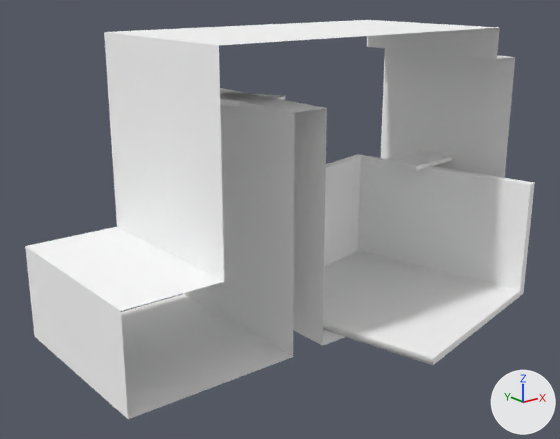
A saved change to the FBX model Assets/Models/Levels/Final Levels/Level4ClipMesh.fbx.
One viewpoint serves both versions: a camera (50 mm lens) standing at (-13.62, -18.2, 10.57) and looking at (0.55, -0.49, 3.48). Arrows for +X, +Y and +Z are at lower right; the lights stay in place.

The first picture shows 'Level6.002'.
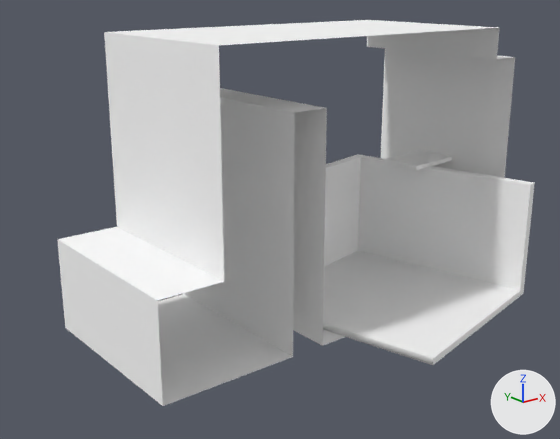
The change, as a diff of the scene's bpy script:
```diff
--- a/Assets/Models/Levels/Final Levels/Level4ClipMesh.fbx.py
+++ b/Assets/Models/Levels/Final Levels/Level4ClipMesh.fbx.py
@@ me_plane_006 @@
 me_plane_006.from_pydata(...)  # 76 vertices, 57 faces; spans x -5.9..9.2, y -5.4..3.5, z 0.0..9.0
 # used by ob_level6_002; location = (0.0, 0.0, 0.0)
 # verts and faces of me_plane_006; kept vertices keep their numbers, new ones are numbered from 76
 # before: 54 (-5.9, -2.5, 0.0) at pixel (128, 419), 55 (-5.9, 3.5, 0.0) at pixel (34, 336), 56 (-5.9, -2.5, 2.9) at pixel (120, 310), 57 (-5.9, 3.5, 2.9) at pixel (25, 246)
+# me_plane_006 part 1: the loose piece of 8 vertices spanning x -1.1..1.1, y -0.7..1.7, z 7.0..7.1 is deleted
+# me_plane_006 part 2
+for i in [*range(54, 58)]: verts[i] += (1.0, 0.0, 0.0)
 me_plane_006.materials.append(mat_material_003)
```

Pixel boxes (x1, y1, x2, y2) of what changed, in the pictures (560 x 439 px; the box of a moved part takes in the faces that stretch with it):
'Level6.002', reshaped (6% narrower): before (25, 20, 535, 419); after (57, 20, 535, 406)
part 1 of me_plane_006, deleted: before (220, 92, 285, 106)
part 2 of me_plane_006, moved or reshaped: before (25, 227, 236, 419); after (57, 227, 236, 406)
